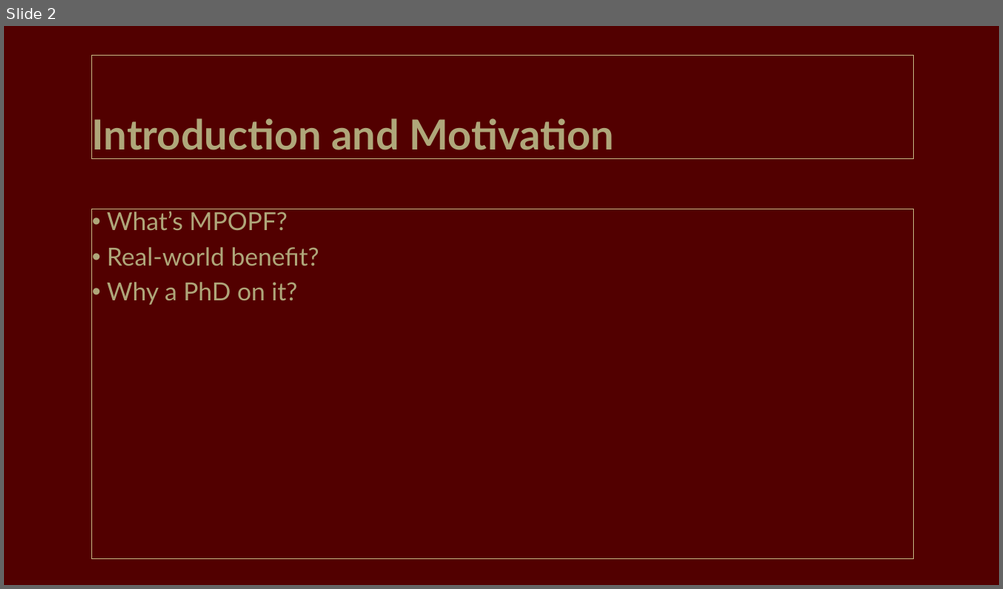
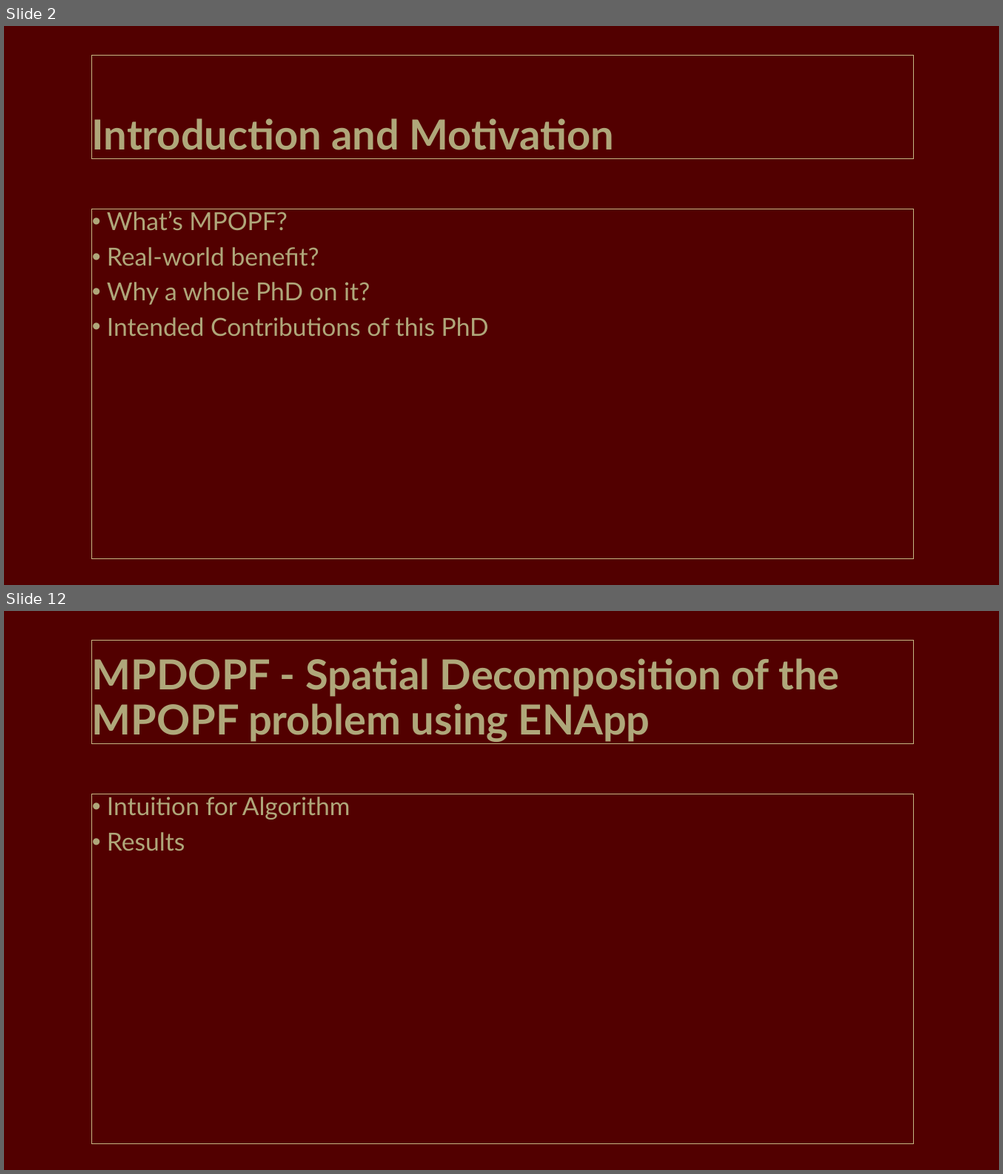
Before and after one commit to Realife-Brahmin/OriginalDocsHub-WSU-OneDrive, a slide deck: prelims-presentation_Jha_Aryan.pptx. Shown one above the other, each under a label of ours: slide 2 before the commit, slides 2 and 12 after it; the slides between them are not shown. The pictures are 1003x589 and 1003x1174 pixels, drawn with LibreOffice and Linux fonts; fonts in the diff are those of the drawing. Boxes give left, top, right and bottom in pixels: in the first picture for what was removed or moved away, otherwise in the second. Text is boxed around its words. In the diff, an @@ line names an element or a change of style, - is before the commit and + after.

```diff
--- a/prelims-presentation_Jha_Aryan.pptx
+++ b/prelims-presentation_Jha_Aryan.pptx
@@ slide 12 added at bbox=[4, 611, 999, 1170], background #520000 @@
@@ title added at bbox=[92, 640, 913, 743], outline #C5B783 0.75 pt, 40 pt, text #AFA77A, bold @@
+MPDOPF - Spatial Decomposition of the MPOPF problem using ENApp
@@ text added at bbox=[92, 795, 913, 1145], outline #C5B783 0.75 pt, 24 pt, text #AFA77A @@
+• Intuition for Algorithm
+• Results
@@ slide 2 changed as well @@
@@ text at bbox=[107, 282, 489, 336]: text changed @@
-• Why a PhD on it?
+• Why a whole PhD on it?
+• Intended Contributions of this PhD
```
Also in this commit, not shown: 3 other slides changed, 16 other slides added.
